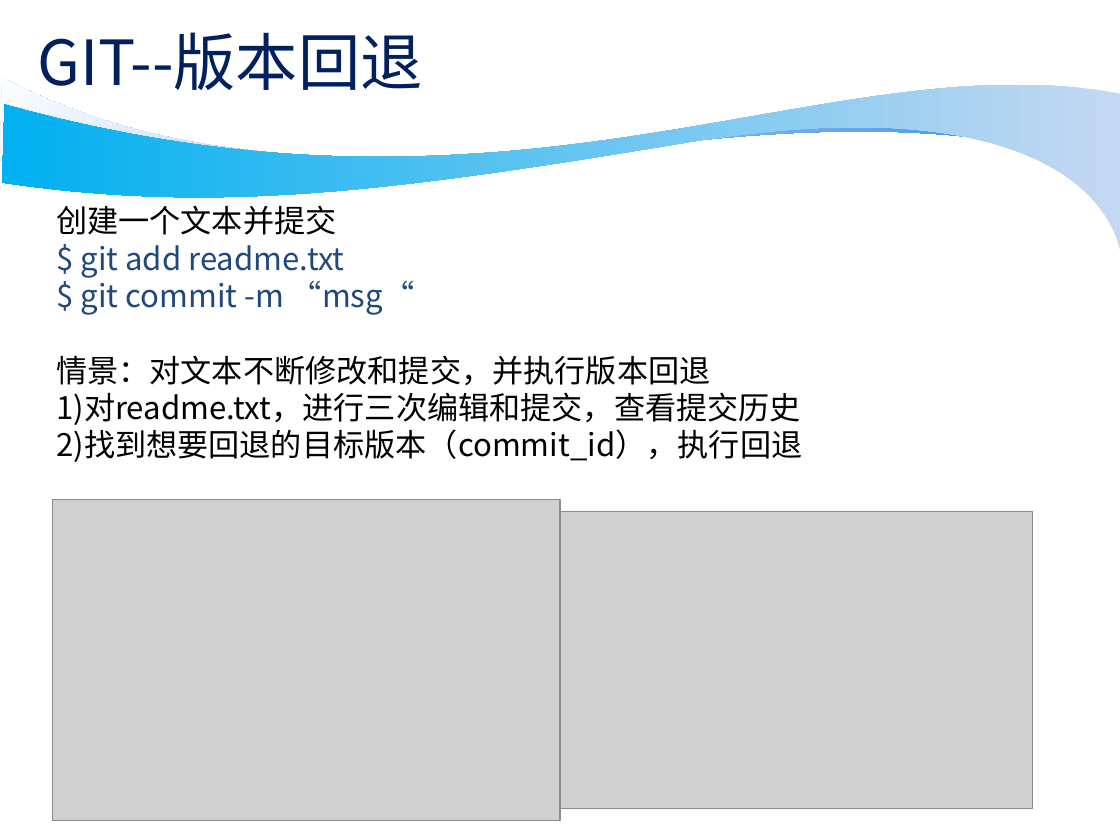
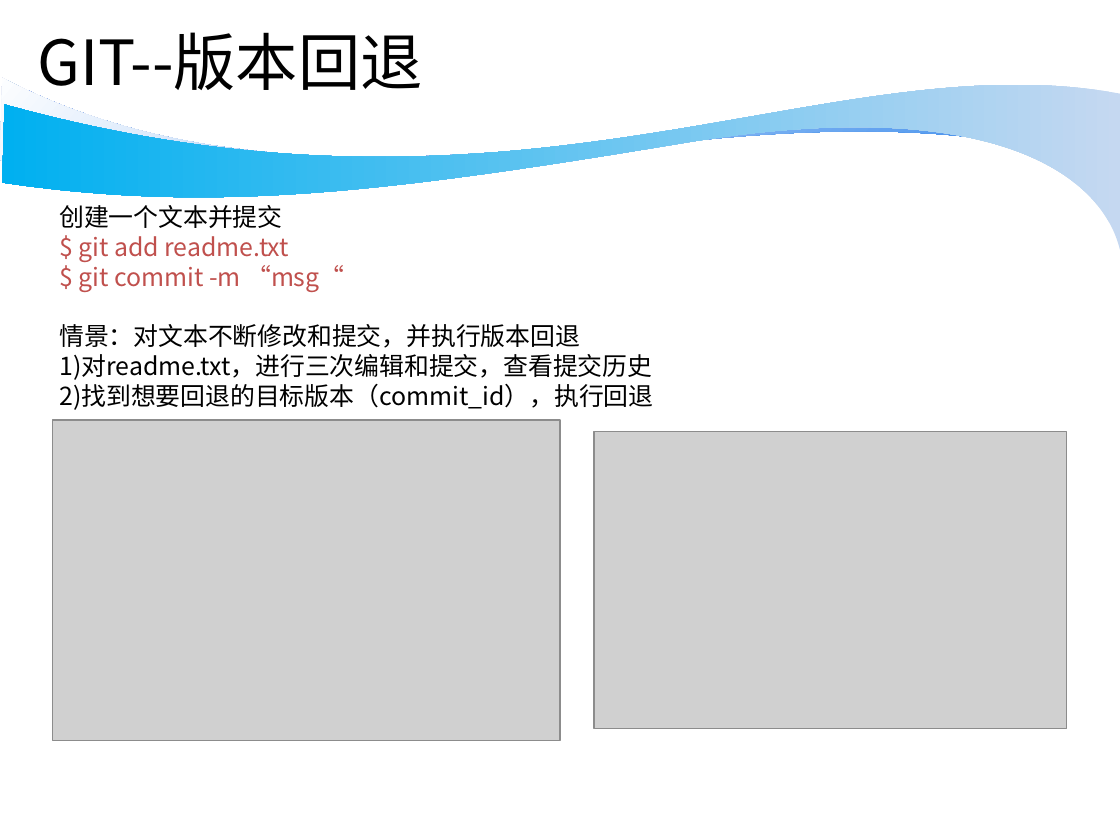
Before and after one commit to wobushixianyu/GitSkillSharing, a slide deck: slide 7 of git_skill_sharing.ppt. Drawn at 1120x840 pixels with LibreOffice and Linux fonts; fonts in the diff are those of the drawing; grey boxes stand for pictures; background and template pictures are left out. Boxes give left, top, right and bottom in pixels: in the first picture for what was removed or moved away, otherwise in the second. Text is boxed around its words. In the diff, an @@ line names an element or a change of style, - is before the commit and + after.

```diff
--- a/git_skill_sharing.ppt
+++ b/git_skill_sharing.ppt
@@ title "GIT--版本回退" at [37, 32, 422, 100]: text colour #002060 to #000000 @@
@@ text "创建一个文本并提交" at [59, 205, 653, 410]: size 20 to 16 pt; text colour #1F497D to #C0504D in "$ git add readme.txt", "$ git commit -m “msg“" @@
@@ picture: place and size @@
-picture at [53, 500, 560, 820]
+picture at [53, 420, 560, 740]
@@ picture: place and size @@
-picture at [560, 512, 1033, 809]
+picture at [594, 432, 1066, 729]
```
Also in this commit, not shown: 8 other slides changed, 24 slides added, 1 slide removed.
